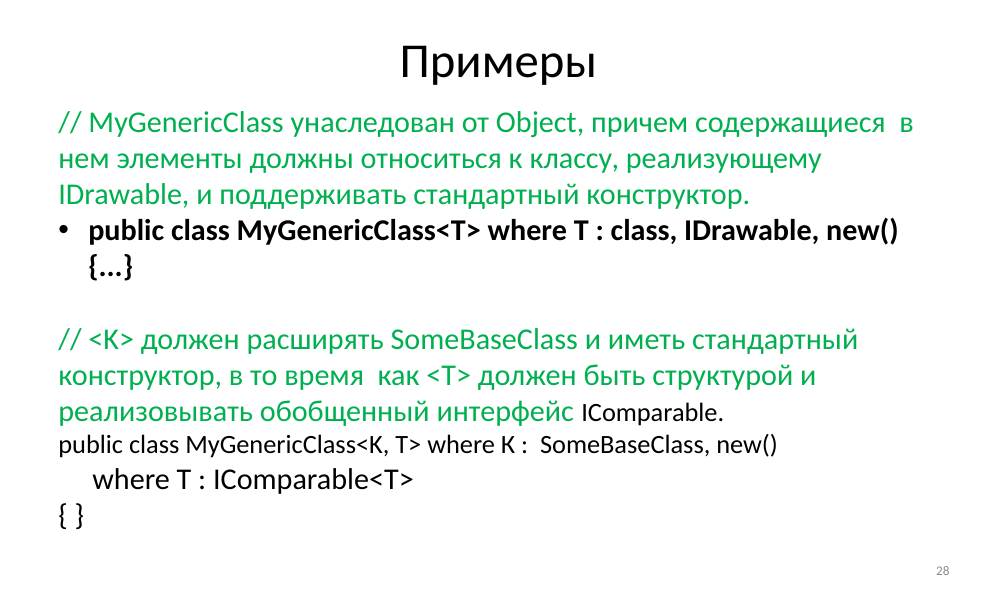
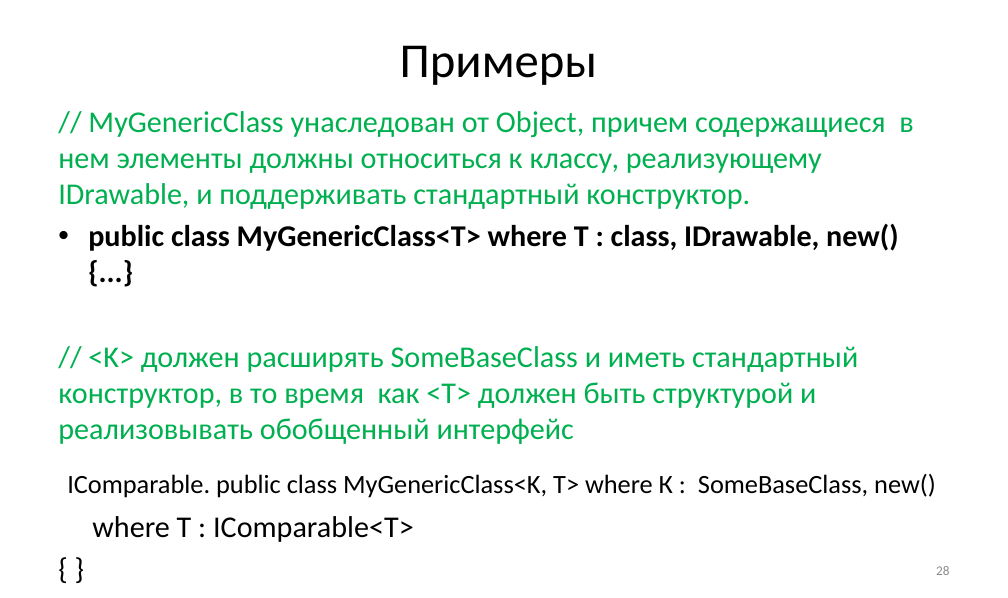
Before and after one commit to Mrztv/KRSU, a slide deck: slide 28 of 2026/ООП/Хмелева/Коллекции и обобщения.pptx. Drawn at 1008x598 pixels with LibreOffice and Linux fonts; fonts in the diff are those of the drawing. Boxes give left, top, right and bottom in pixels: in the first picture for what was removed or moved away, otherwise in the second. Text is boxed around its words. In the diff, an @@ line names an element or a change of style, - is before the commit and + after.

```diff
--- a/2026/ООП/Хмелева/Коллекции и обобщения.pptx
+++ b/2026/ООП/Хмелева/Коллекции и обобщения.pptx
@@ text at (58, 111, 913, 542): more space between paragraphs @@
@@ text at (58, 346, 936, 498): text changed @@
-// <K> должен расширять SomeBaseClass и иметь стандартный конструктор, в то время как <T> должен быть структурой и реализовывать обобщенный интерфейс IComparable.
-public class MyGenericClass<K, T> where К : SomeBaseClass, new()
+// <K> должен расширять SomeBaseClass и иметь стандартный конструктор, в то время как <T> должен быть структурой и реализовывать обобщенный интерфейс
+IComparable. public class MyGenericClass<K, T> where К : SomeBaseClass, new()
```
Also in this commit, not shown: 42 other slides changed, 19 other files.
